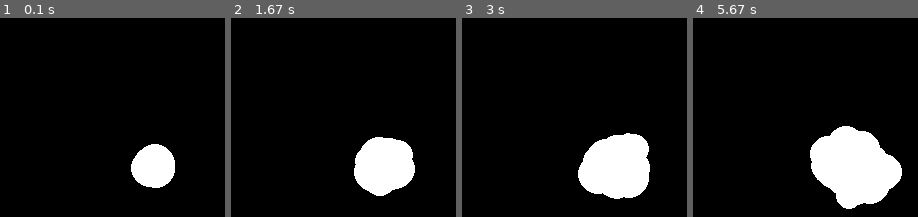
Above: before the commit, frames 1-4 (left to right).
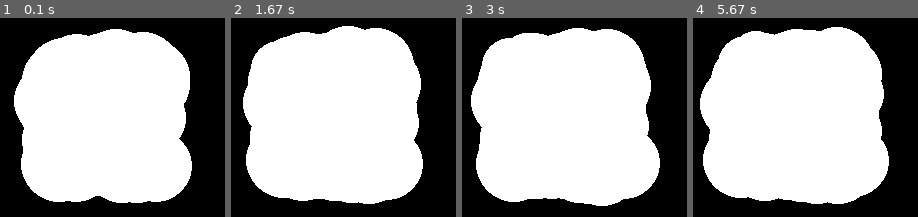
Above: after the commit, the same moments.

Repository: sagieppel/PyGame2
Game: pygame game, started from Lesson4.py
Two runs of this game, one before a commit and one after it. Both use one fixed random seed, a clock stepped at 60 frames per second and the inputs below.
Inputs:
- Up to frame 1 (0.1 s): no input
- Up to frame 2 (1.67 s): no input
- Up to frame 3 (3 s): no input
- Up to frame 4 (5.67 s): no input

The runs differ from the first frame. In frame 1, 56% of the frame differs, in the area x 6-86%, y 5-93%; in frame 2, 56%; in frame 3, 55%; in frame 4, 56%.

Commit message:
Update Lesson4.py

Diff:
--- a/Lesson4.py
+++ b/Lesson4.py
@@ -7,10 +7,10 @@
   circle["color"]=[255, 255, 255] # [Red,Green,Blue]
   circle["x"]=x #random.randint(0,255)
   circle["y"]=y #random.randint(0,255)
-  circle["size"]= random.randint(1,20)
+  circle["size"]= random.randint(10,40)
   circle["xspeed"]=0#random.randint(-100,100)/1000
   circle["yspeed"]=0#random.randint(-100,100)/1000
-  circle["noise"]=0.01
+  circle["noise"]=0.005
   return circle
 
 #------------------Draw a circle--------------------------------------------------------
@@ -25,8 +25,8 @@
 screen=pygame.display.set_mode([screensize,screensize])
 #---------------Create cloud array------------------------------
 ar=[] # Create array
-for i in range(100):
-     circle = create(200, 200)
+for i in range(400):
+     circle = create(random.randint(100,200), random.randint(100,200))
      ar.append(circle)
 #----------------------------Main loop--------------------------------------------------------------------
 for i in range(1000000):
